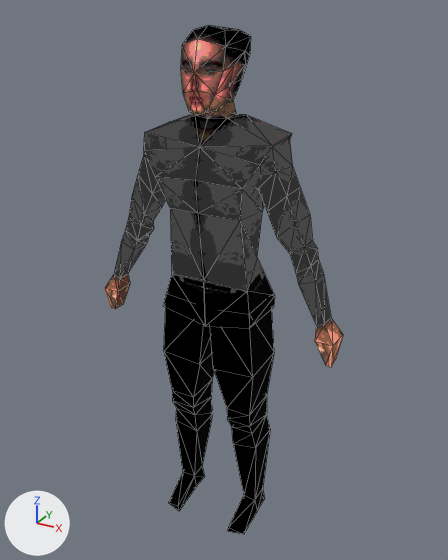
The glTF model meshes/entities/player_models/male_01_model/male_player_model_01.glb as it was, and as the next commit left it.
Rendered twice from a 50 mm lens placed at (1.064, -1.893, 2.016), pointed at (0.015, 0.013, 1.063). Every picture has the same lights, and +X, +Y and +Z are marked at lower left. Mesh edges are drawn as thin lines. Vertices at the same position are counted once.
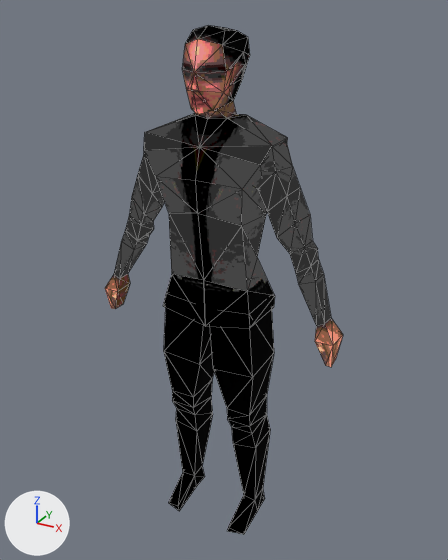
Boxes [x1, y1, x2, y2] around the edits, measured in the pictures (448 x 560 px; the box of a moved part takes in the faces that stretch with it):
'Cube', reshaped, surface changed
    both: [105, 26, 343, 534]
part 1 of me_cube_002, moved or reshaped
    before: [151, 26, 293, 166]
    after: [182, 26, 293, 166]
part 2 of me_cube_002, moved or reshaped
    before: [156, 162, 266, 291]
    after: [156, 162, 267, 291]
part 3 of me_cube_002, surface changed
    both: [144, 74, 274, 328]

Patch to the scene script:
```diff
--- a/meshes/entities/player_models/male_01_model/male_player_model_01.glb.py
+++ b/meshes/entities/player_models/male_01_model/male_player_model_01.glb.py
@@ me_cube_002 @@
 # used by ob_cube; location = (0.0, -1.0, -0.002)
 # before: 31 (0.08, 0.9, 1.91) at pixel (225, 46), 32 (0.09, 1.06, 1.93) at pixel (250, 36), 36 (0.08, 1.0, 1.95) at pixel (239, 29), 149 (-0.08, 0.9, 1.91) at pixel (182, 44), 150 (-0.09, 1.06, 1.93)
 # before: 152 (-0.08, 1.0, 1.95)
-me_cube_002.from_pydata(...)  # 238 vertices, 452 faces; spans x -0.5..0.5, y 0.83..1.1, z -0.01..1.97
-me_cube_002.vertices[20].co = (0.25, 1.06, 1.63)  # pixel (292, 133)
-me_cube_002.vertices[22].co = (0.03, 0.86, 1.71)  # pixel (206, 113)
-me_cube_002.vertices[26].co = (0.06, 0.87, 1.77)  # pixel (215, 94)
-me_cube_002.vertices[30].co = (0.08, 0.89, 1.84)  # pixel (223, 70)
-me_cube_002.vertices[84].co = (0.24, 1.06, 1.62)  # pixel (289, 137)
-me_cube_002.vertices[143].co = (-0.24, 1.06, 1.63)  # pixel (169, 121)
-me_cube_002.vertices[144].co = (-0.03, 0.86, 1.71)  # pixel (189, 111)
-me_cube_002.vertices[146].co = (-0.06, 0.87, 1.77)  # pixel (182, 92)
-me_cube_002.vertices[148].co = (-0.08, 0.89, 1.84)  # pixel (180, 68)
-me_cube_002.vertices[196].co = (-0.24, 1.06, 1.62)
-me_cube_002.vertices[3].co = (0.14, 0.89, 1.36)  # pixel (240, 220)
-me_cube_002.vertices[6].co = (0.15, 1.06, 1.35)  # pixel (262, 210)
-me_cube_002.vertices[131].co = (-0.14, 0.89, 1.36)  # pixel (170, 208)
-me_cube_002.vertices[134].co = (-0.14, 1.06, 1.35)
+me_cube_002.from_pydata(...)  # 238 vertices, 452 faces; spans x -0.5..0.5, y 0.82..1.1, z -0.01..1.97
+# me_cube_002 part 1
+for i in [31, 32, 36]: me_cube_002.vertices[i].co += Vector((-0.01, 0.0, 0.0))
+for i in [149, 150, 152]: me_cube_002.vertices[i].co += Vector((0.01, 0.0, 0.0))
+me_cube_002.vertices[20].co = (0.24, 1.04, 1.62)  # pixel (287, 137)
+me_cube_002.vertices[22].co = (0.04, 0.89, 1.71)  # pixel (212, 110)
+me_cube_002.vertices[26].co = (0.07, 0.91, 1.77)  # pixel (223, 92)
+me_cube_002.vertices[30].co = (0.08, 0.91, 1.83)  # pixel (226, 71)
+me_cube_002.vertices[84].co = (0.24, 1.04, 1.61)  # pixel (286, 140)
+me_cube_002.vertices[143].co = (-0.24, 1.04, 1.62)  # pixel (165, 125)
+me_cube_002.vertices[144].co = (-0.04, 0.89, 1.71)  # pixel (191, 108)
+me_cube_002.vertices[146].co = (-0.07, 0.91, 1.77)  # pixel (186, 90)
+me_cube_002.vertices[148].co = (-0.08, 0.91, 1.83)  # pixel (182, 69)
+me_cube_002.vertices[196].co = (-0.24, 1.04, 1.61)
+# me_cube_002 part 2
+me_cube_002.vertices[3].co = (0.15, 0.89, 1.34)  # pixel (241, 225)
+me_cube_002.vertices[6].co = (0.16, 1.06, 1.34)  # pixel (266, 214)
+me_cube_002.vertices[131].co = (-0.15, 0.89, 1.34)  # pixel (168, 213)
+me_cube_002.vertices[134].co = (-0.16, 1.06, 1.34)
+# me_cube_002 part 3: texture (UV) coordinates of 62 of 452 faces, centred in x -0.16..0.16, y 0.84..1.08, z 0.99..1.89, changed; they spanned u 0.22..0.8, v 0.04..0.94 and now span u 0.23..0.94, v 0.02..0.94
 me_cube_002.materials.append(mat_male_player_model_01)
```
